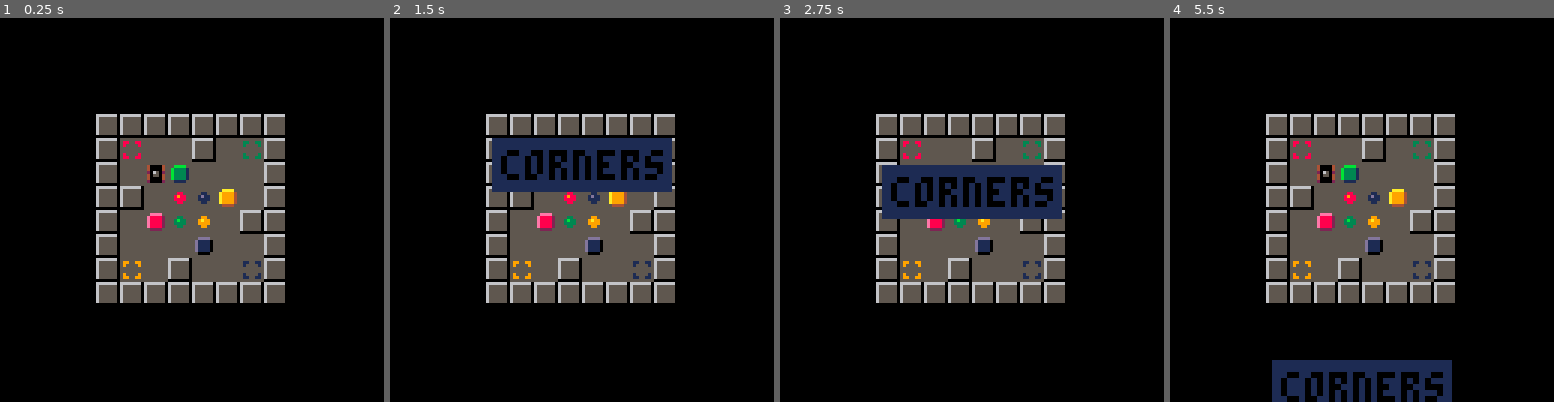
Above: before the commit, frames 1-4 (left to right).
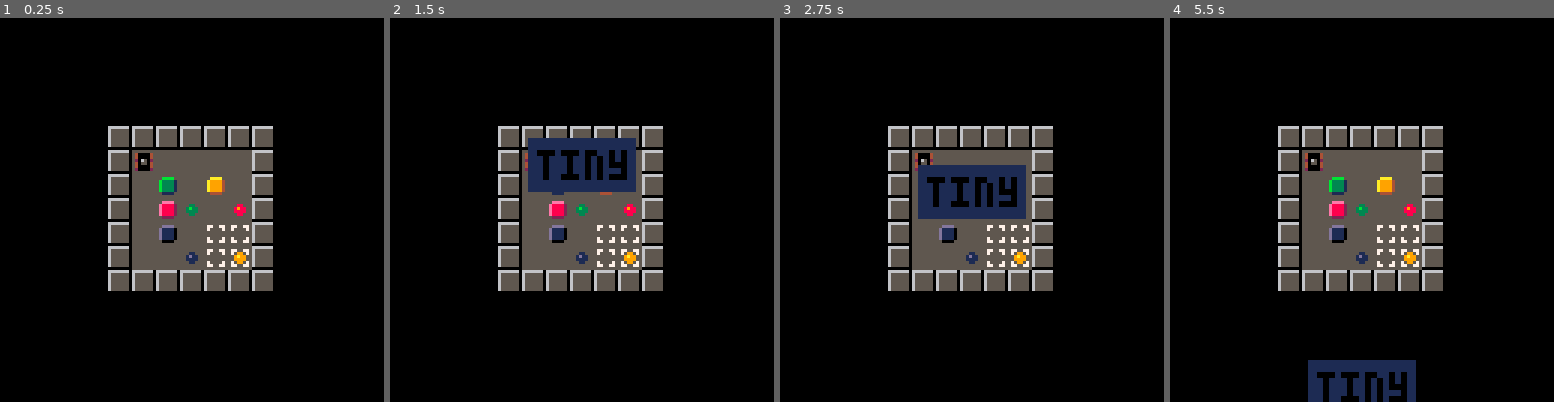
Above: after the commit, the same moments.

Repository: erwinbonsma/SokoBubbleP8
Game: PICO-8 cartridge sokububble.p8
Same seed, same stepped clock (60 frames per second), same inputs: the game is played once before the commit and once after it.
Inputs:
- Up to frame 1 (0.25 s): no input
- Up to frame 2 (1.5 s): tap X (X key) at 0.33, 1.07 s
- Up to frame 3 (2.75 s): hold Right 1.6-2.1 s; tap X (X key) at 1.85 s; hold Up 2.15-2.42 s; hold Right from 2.47 s (still down)
- Up to frame 4 (5.5 s): tap X (X key) at 2.97, 4.08, 5.2 s; release Right at 3.03 s; hold Left 3.08-3.58 s; hold Down 3.63-3.97 s; hold Right 4.02-4.68 s; hold Up 4.73-5.03 s; hold Left from 5.08 s (still down)

The runs differ from the first frame. In frame 1, 13% of the frame differs, in the area x 25-75%, y 25-75%; in frame 2, 14%; in frame 3, 14%; in frame 4, 16%, in the area x 25-75%, y 25-100%.

Commit message:
Add level 'tiny'

Diff:
--- a/sokububble.p8
+++ b/sokububble.p8
@@ -13,6 +13,10 @@
  name="corners",
  mapdef={14,0,8,8},
  ini_bubble=0
+},{
+ name="tiny",
+ mapdef={21,0,7,7},
+ ini_bubble=0
 }}
 
 --sprite flags
@@ -40,10 +44,10 @@
 end
 
 function tgt_color(si)
- if si==77 then
+ local col=si%16
+ if si==77 or col==8 then
   return -1
  end
- local col=si%16
  if col==5 then
   return si\16-3
  end
@@ -548,6 +552,7 @@
     if (
      state.view_all
      or state.bubble==c
+     or c==-1
     )then
      dsi=si
     elseif fget(si,flag_bub) then
@@ -644,7 +649,7 @@
 end
 
 function _init()
- start_level(3)
+ start_level(4)
 end
 
 function _draw()
@@ -704,51 +709,51 @@
 6555555f002222000000000000000000000000000000000000000000000000000000000000000000000000000000000000000000000000000000000000000000
 ffffffff000000000000000000000000000000000000000000000000000000000000000000000000000000000000000000000000000000000000000000000000
 00000000000000000000000000000000000000000000000000000000000000000000000000000000000000000000000000000000000000000000000000000000
-00aaaa00099999900999999009999990099999900990099000000000044004400660066009900990088008800330033001100110077007700000000000000000
-0a999940090000900900009009000090090000900900009000099000040990400609906009099090080990800309903001099010070000700000000000000000
+00aaaa00099999900999999009999990099999900990099000000000044004400770077009900990088008800330033001100110077007700000000000000000
+0a999940090000900900009009000090090000900900009000099000040990400709907009099090080990800309903001099010070000700000000000000000
 0a9999400909909009088090090330900901109000000000009a9900009a9900009a9900009a9900009a9900009a9900009a9900000000000000000000000000
 0a999940090990900908809009033090090110900000000000999900009999000099990000999900009999000099990000999900000000000000000000000000
-0a999940090000900900009009000090090000900900009000099000040990400609906009099090080990800309903001099010070000700000000000000000
-00444400099999900999999009999990099999900990099000000000044004400660066009900990088008800330033001100110077007700000000000000000
-00000000000000000000000000000000000000000000000000000000000000000000000000000000000000000000000000000000000000000000000000000000
-00000000000000000000000000000000000000000000000000000000000000000000000000000000000000000000000000000000000000000000000000000000
-00eeee00088888800888888008888880088888800880088000000000044004400660066009900990088008800330033001100110044004400000000000000000
-0e888820080000800800008008000080080000800800008000088000040880400608806009088090080880800308803001088010040000400000000000000000
+0a999940090000900900009009000090090000900900009000099000040990400709907009099090080990800309903001099010070000700000000000000000
+00444400099999900999999009999990099999900990099000000000044004400770077009900990088008800330033001100110077007700000000000000000
+00000000000000000000000000000000000000000000000000000000000000000000000000000000000000000000000000000000000000000000000000000000
+00000000000000000000000000000000000000000000000000000000000000000000000000000000000000000000000000000000000000000000000000000000
+00eeee00088888800888888008888880088888800880088000000000044004400770077009900990088008800330033001100110044004400000000000000000
+0e888820080000800800008008000080080000800800008000088000040880400708807009088090080880800308803001088010040000400000000000000000
 0e888820080990800808808008033080080110800000000000898800008988000089880000898800008988000089880000898800000000000000000000000000
 0e888820080990800808808008033080080110800000000000888800008888000088880000888800008888000088880000888800000000000000000000000000
-0e888820080000800800008008000080080000800800008000088000040880400608806009088090080880800308803001088010040000400000000000000000
-00222200088888800888888008888880088888800880088000000000044004400660066009900990088008800330033001100110044004400000000000000000
-00000000000000000000000000000000000000000000000000000000000000000000000000000000000000000000000000000000000000000000000000000000
-00000000000000000000000000000000000000000000000000000000000000000000000000000000000000000000000000000000000000000000000000000000
-00bbbb00033333300333333003333330033333300330033000000000044004400660066009900990088008800330033001100110009999000000000000000000
-0b333310030000300300003003000030030000300300003000033000040330400603306009033090080330800303303001033010094444200000000000000000
+0e888820080000800800008008000080080000800800008000088000040880400708807009088090080880800308803001088010040000400000000000000000
+00222200088888800888888008888880088888800880088000000000044004400770077009900990088008800330033001100110044004400000000000000000
+00000000000000000000000000000000000000000000000000000000000000000000000000000000000000000000000000000000000000000000000000000000
+00000000000000000000000000000000000000000000000000000000000000000000000000000000000000000000000000000000000000000000000000000000
+00bbbb00033333300333333003333330033333300330033000000000044004400770077009900990088008800330033001100110009999000000000000000000
+0b333310030000300300003003000030030000300300003000033000040330400703307009033090080330800303303001033010094444200000000000000000
 0b3333100309903003088030030330300301103000000000003b3300003b3300003b3300003b3300003b3300003b3300003b3300094444200000000000000000
 0b333310030990300308803003033030030110300000000000333300003333000033330000333300003333000033330000333300094444200000000000000000
-0b333310030000300300003003000030030000300300003000033000040330400603306009033090080330800303303001033010094444200000000000000000
-00111100033333300333333003333330033333300330033000000000044004400660066009900990088008800330033001100110002222000000000000000000
-00000000000000000000000000000000000000000000000000000000000000000000000000000000000000000000000000000000000000000000000000000000
-00000000000000000000000000000000000000000000000000000000000000000000000000000000000000000000000000000000000000000000000000000000
-00dddd00011111100111111001111110011111100110011000000000044004400660066009900990088008800330033001100110006666000000000000000000
-0d1111f0010000100100001001000010010000100100001000011000040110400601106009011090080110800301103001011010065555f00000000000000000
+0b333310030000300300003003000030030000300300003000033000040330400703307009033090080330800303303001033010094444200000000000000000
+00111100033333300333333003333330033333300330033000000000044004400770077009900990088008800330033001100110002222000000000000000000
+00000000000000000000000000000000000000000000000000000000000000000000000000000000000000000000000000000000000000000000000000000000
+00000000000000000000000000000000000000000000000000000000000000000000000000000000000000000000000000000000000000000000000000000000
+00dddd00011111100111111001111110011111100110011000000000044004400770077009900990088008800330033001100110006666000000000000000000
+0d1111f0010000100100001001000010010000100100001000011000040110400701107009011090080110800301103001011010065555f00000000000000000
 0d1111f00109901001088010010330100101101000000000001d1100001d1100001d1100001d1100001d1100001d1100001d1100065555f00000000000000000
 0d1111f0010990100108801001033010010110100000000000111100001111000011110000111100001111000011110000111100065555f00000000000000000
-0d1111f0010000100100001001000010010000100100001000011000040110400601106009011090080110800301103001011010065555f00000000000000000
-00ffff0001111110011111100111111001111110011001100000000004400440066006600990099008800880033003300110011000ffff000000000000000000
+0d1111f0010000100100001001000010010000100100001000011000040110400701107009011090080110800301103001011010065555f00000000000000000
+00ffff0001111110011111100111111001111110011001100000000004400440077007700990099008800880033003300110011000ffff000000000000000000
 __gff__
 0000000000000000000000000000000001010100000000000000000000000000010101000000000000000000000000000202000000000000000000000000000004141414140810181818181818080000041414141408101818181818180800000414141414081018181818181802000004141414140810181818181818020000
 0000000000000000000000000000000000000000000000000000000000000000000000000000000000000000000000000000000000000000000000000000000000000000000000000000000000000000000000000000000000000000000000000000000000000000000000000000000000000000000000000000000000000000
 __map__
-3030303030303030303030303030303030303030303030303030303030000000000000000000000000000000000000000000000000000000000000000000000000000000000000000000000000000000000000000000000000000000000000000000000000000000000000000000000000000000000000000000000000000000
-3010750000000030100000000000305500003000653000000000000030000000000000000000000000000000000000000000000000000000000000000000000000000000000000000000000000000000000000000000000000000000000000000000000000000000000000000000000000000000000000000000000000000000
-3000400000504530000000000000300010600000003000000000000030000000000000000000000000000000000000000000000000000000000000000000000000000000000000000000000000000000000000000000000000000000000000000000000000000000000000000000000000000000000000000000000000000000
-3000006676000030000050006031303000567640003000000000000030000000000000000000000000000000000000000000000000000000000000000000000000000000000000000000000000000000000000000000000000000000000000000000000000000000000000000000000000000000000000000000000000000000
-3000005646000030000060000000300050664600303000000000000030000000000000000000000000000000000000000000000000000000000000000000000000000000000000000000000000000000000000000000000000000000000000000000000000000000000000000000000000000000000000000000000000000000
-3065700000600030000053006555300000007000003000000000000030000000000000000000000000000000000000000000000000000000000000000000000000000000000000000000000000000000000000000000000000000000000000000000000000000000000000000000000000000000000000000000000000000000
-3000000000550030560031005565304500300000753000000000000030000000000000000000000000000000000000000000000000000000000000000000000000000000000000000000000000000000000000000000000000000000000000000000000000000000000000000000000000000000000000000000000000000000
-3030303030303030303030303030303030303030303030303030303030000000000000000000000000000000000000000000000000000000000000000000000000000000000000000000000000000000000000000000000000000000000000000000000000000000000000000000000000000000000000000000000000000000
-…(6 lines of a section not shown)…
+3030303030303030303030303030303030303030303030303030303000000000000000000000000000000000000000000000000000000000000000000000000000000000000000000000000000000000000000000000000000000000000000000000000000000000000000000000000000000000000000000000000000000000
+3010750000000030100000000000305500003000653010000000003000000000000000000000000000000000000000000000000000000000000000000000000000000000000000000000000000000000000000000000000000000000000000000000000000000000000000000000000000000000000000000000000000000000
+3000400000504530000000000000300010600000003000600040003000000000000000000000000000000000000000000000000000000000000000000000000000000000000000000000000000000000000000000000000000000000000000000000000000000000000000000000000000000000000000000000000000000000
+3000006676000030000050006031303000567640003000506600563000000000000000000000000000000000000000000000000000000000000000000000000000000000000000000000000000000000000000000000000000000000000000000000000000000000000000000000000000000000000000000000000000000000
+300000564600003000006000000030005066460030300070004d4d3000000000000000000000000000000000000000000000000000000000000000000000000000000000000000000000000000000000000000000000000000000000000000000000000000000000000000000000000000000000000000000000000000000000
+306570000060003000005300655530000000700000300000764d483000000000000000000000000000000000000000000000000000000000000000000000000000000000000000000000000000000000000000000000000000000000000000000000000000000000000000000000000000000000000000000000000000000000
+3000000000550030560031005565304500300000753030303030303000000000000000000000000000000000000000000000000000000000000000000000000000000000000000000000000000000000000000000000000000000000000000000000000000000000000000000000000000000000000000000000000000000000
+3030303030303030303030303030303030303030303000000000000000000000000000000000000000000000000000000000000000000000000000000000000000000000000000000000000000000000000000000000000000000000000000000000000000000000000000000000000000000000000000000000000000000000
+…(6 lines of a section not shown)…
